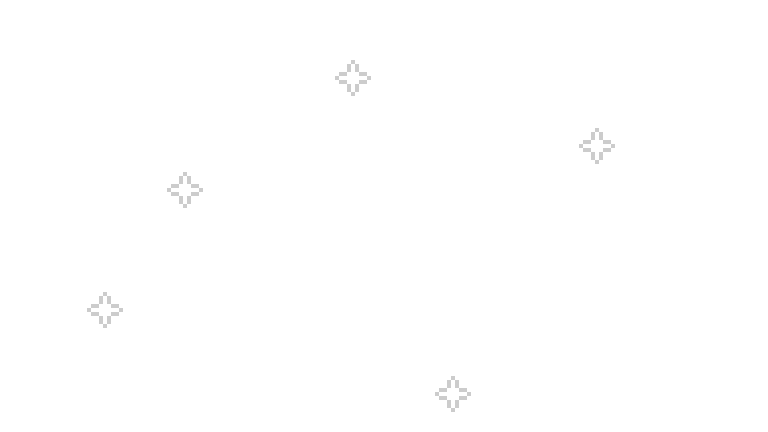
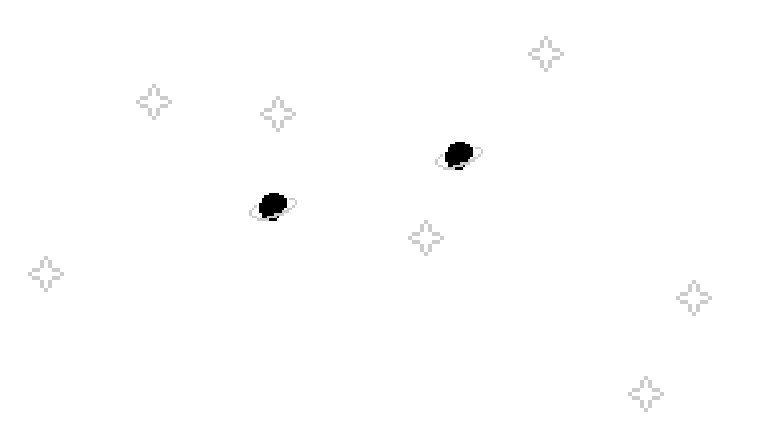
Two versions of the same layered image (768 × 432). Layer-by-layer changes:
showed "Fore", painted on it over [28, 36, 712, 412]
hid "Mid" over [32, 56, 615, 412]
